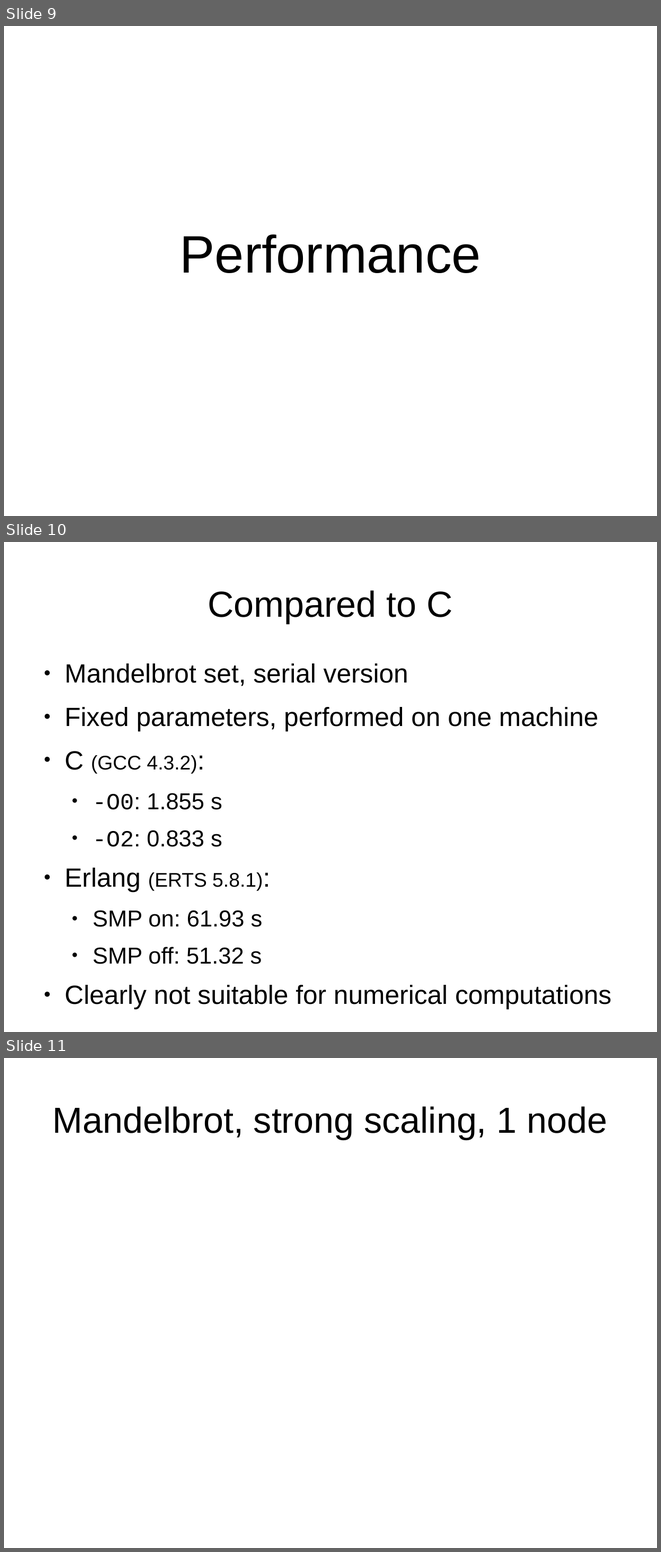
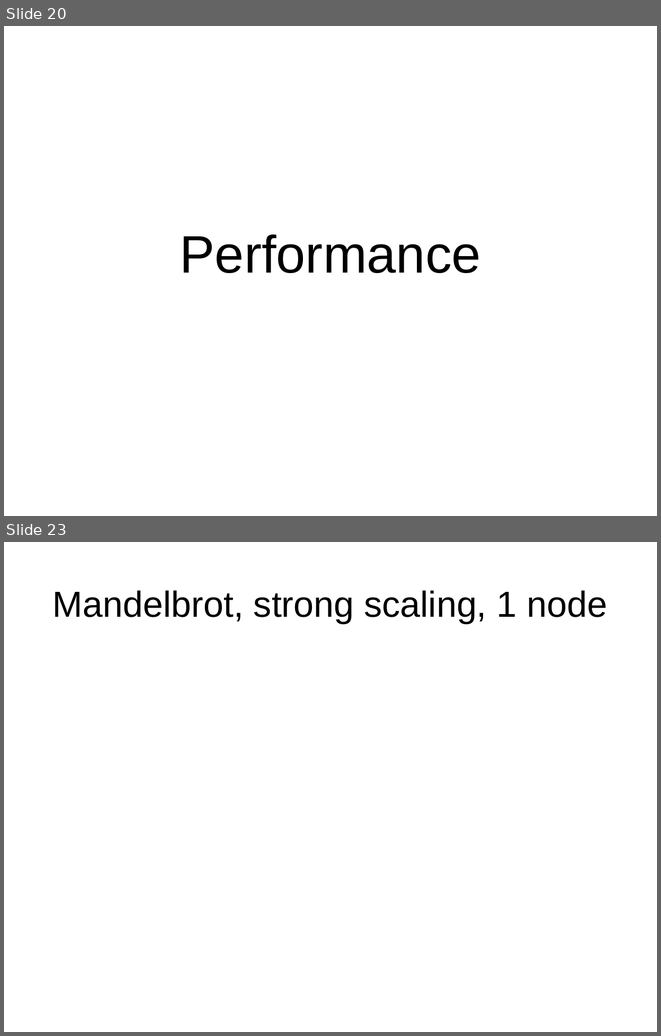
Before and after one commit to FractalDesigns/cowichan-1, a slide deck: miscellaneous/2010-12/slides.odp. Shown one above the other, each under a label of ours: slides 9, 10 and 11 before the commit, slides 20 and 23 after it; the slides between them are not shown. The pictures are 661x1552 and 661x1036 pixels, drawn with LibreOffice and Linux fonts; fonts in the diff are those of the drawing; background and template pictures are left out. Boxes give left, top, right and bottom in pixels: in the first picture for what was removed or moved away, otherwise in the second. Text is boxed around its words. In the diff, an @@ line names an element or a change of style, - is before the commit and + after.

```diff
--- a/miscellaneous/2010-12/slides.odp
+++ b/miscellaneous/2010-12/slides.odp
@@ slide 10 removed at bbox=[4, 542, 657, 1032], background picture (left out) @@
@@ title removed at bbox=[208, 590, 453, 623] @@
-Compared to C
@@ text removed at bbox=[64, 663, 611, 1009] @@
-● Mandelbrot set, serial version
-● Fixed parameters, performed on one machine
-● C (GCC 4.3.2):
-  ● -O0: 1.855 s
-  ● -O2: 0.833 s
-● Erlang (ERTS 5.8.1):
-  ● SMP on: 61.93 s
-  ● SMP off: 51.32 s
-● Clearly not suitable for numerical computations
@@ what was slide 9 is now slide 20 @@
@@ what was slide 11 is now slide 23 @@
```
Also in this commit, not shown: 3 slides changed, 19 slides added, 3 other slides removed, 1 other file.
